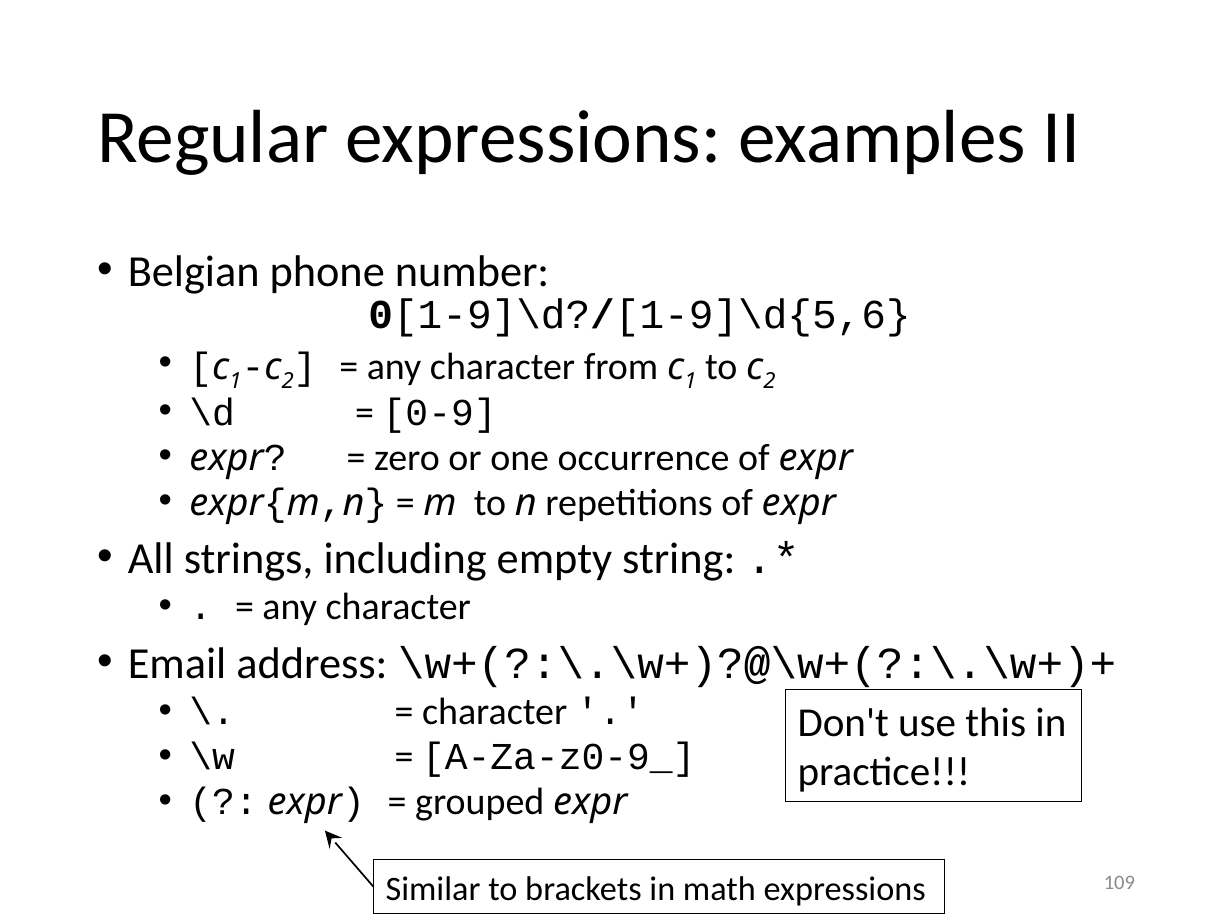
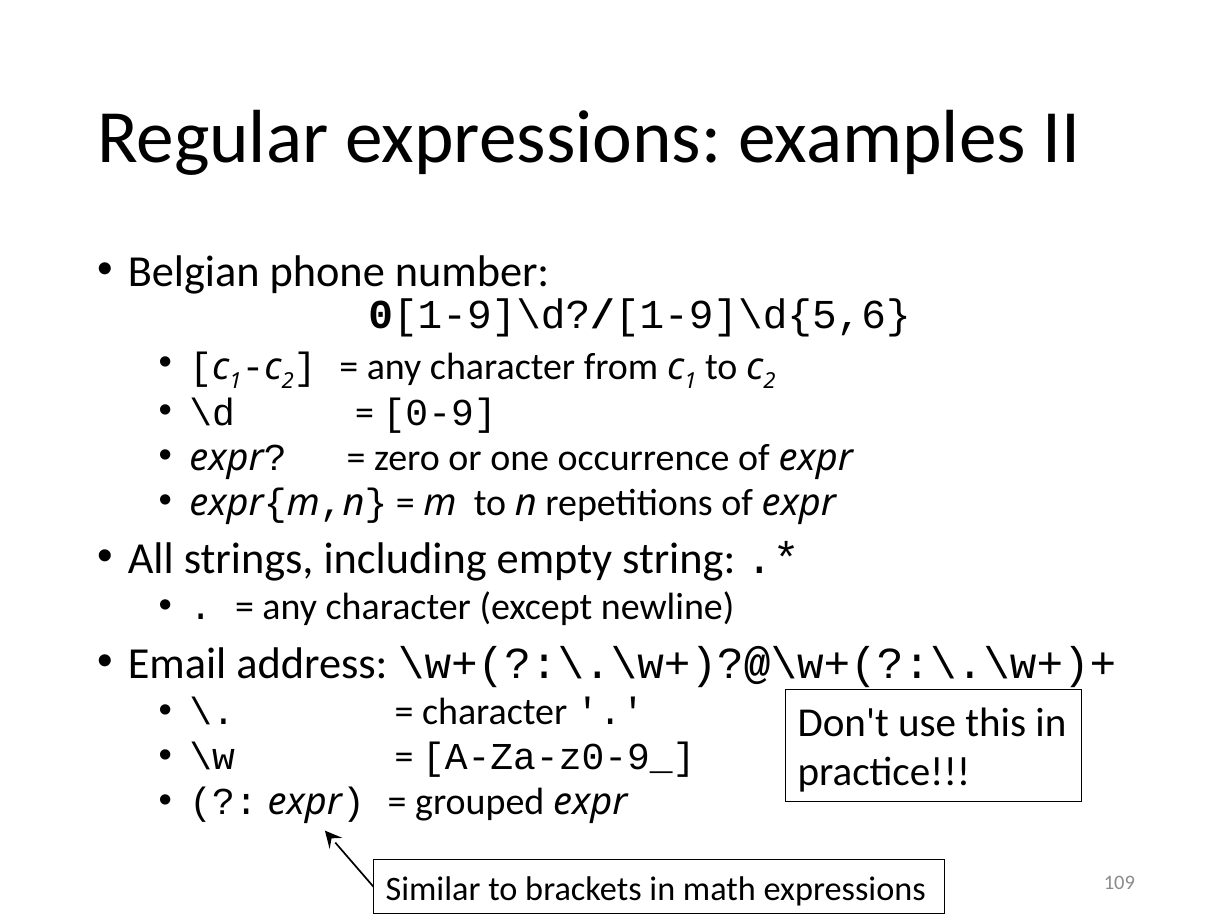
Before and after one commit to gjbex/Scientific-C-plus-plus, a slide deck: slide 109 of scientific_cpp.pptx. Drawn at 1232x924 pixels with LibreOffice and Linux fonts; fonts in the diff are those of the drawing. Boxes give left, top, right and bottom in pixels: in the first picture for what was removed or moved away, otherwise in the second. Text is boxed around its words. In the diff, an @@ line names an element or a change of style, - is before the commit and + after.

Commit message:
Fix typos in regular expression section

```diff
--- a/scientific_cpp.pptx
+++ b/scientific_cpp.pptx
@@ text at bbox=[262, 591, 734, 625]: text changed @@
-  • . = any character
+  • . = any character (except newline)
```
Also in this commit, not shown: 5 other slides changed.
